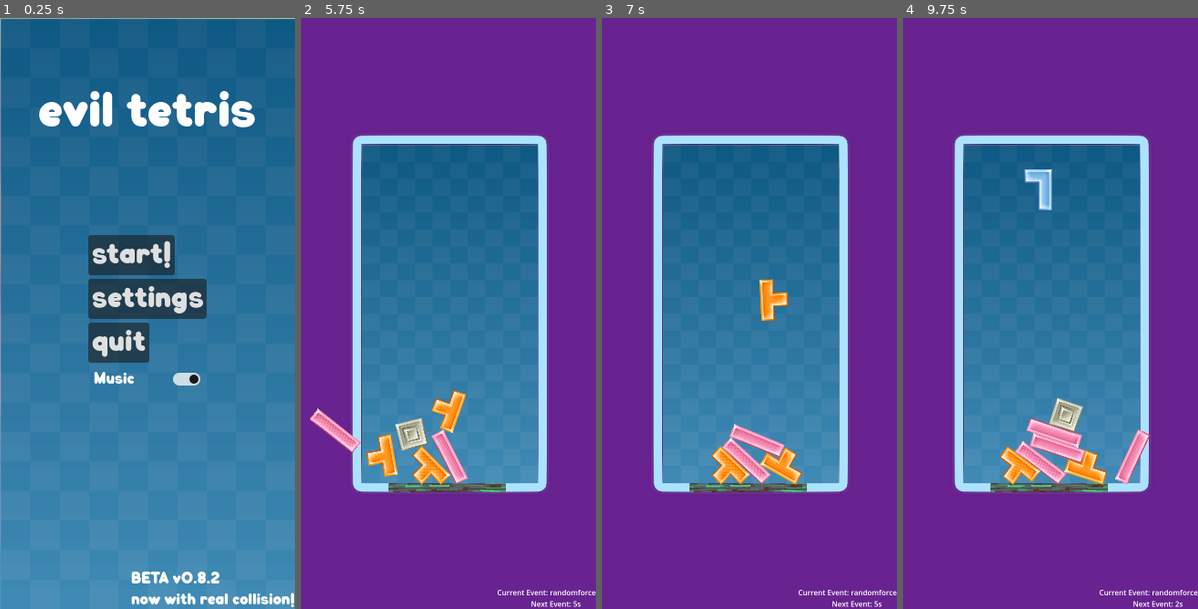
Above: before the commit, frames 1-4 (left to right).
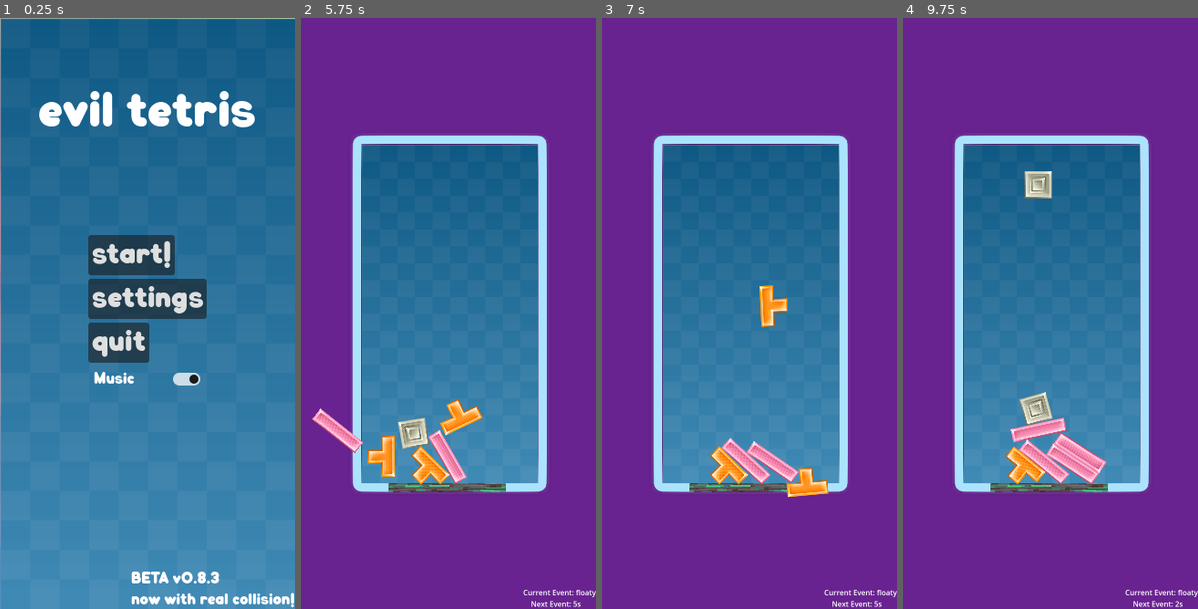
Above: after the commit, the same moments.

Repository: lpuv/evil-tetris
Game: Godot game, scene res://scenes/start_ui.tscn
Same seed, same stepped clock (60 frames per second), same inputs: the game is played once before the commit and once after it. Sound files missing from this copy of the repository are replaced by a short silence.
Inputs:
- Up to frame 1 (0.25 s): no input
- Up to frame 2 (5.75 s): click "start!" at 0.5 s; hold Right (right) 1.28-2.03 s; tap Space (space) every 0.75 s from 1.35 to 5.1 s; hold Down (down) 2.03-2.78 s; hold Right (right) 2.78-3.53 s; hold Up (up) 3.53-4.28 s; hold Left (left) from 4.28 s (still down)
- Up to frame 3 (7 s): release Left (left) at 5.78 s; hold Down (down) 5.78-6.53 s; tap Space (space) at 5.85, 6.6 s; hold Right (right) from 6.53 s (still down)
- Up to frame 4 (9.75 s): release Right (right) at 7.28 s; hold Up (up) 7.28-8.03 s; tap Space (space) every 0.75 s from 7.35 to 9.6 s; hold Right (right) 8.03-8.78 s; hold Down (down) 8.78-9.53 s; hold Left (left) from 9.53 s (still down)

The runs differ from the first frame. In frame 1, less than 0.1% of the frame differs, in the area x 71-75%, y 93-96%; in frame 2, 2.4%; in frame 3, 2.5%; in frame 4, 4.3%, in the area x 32-100%, y 25-98%.

Commit message:
v0.8.3: more events and change chaos sfx to a dedicated audio player

Diff:
--- a/project/scenes/main.tscn
+++ b/project/scenes/main.tscn
@@ -8,6 +8,8 @@
 [ext_resource type="Script" path="res://scripts/deathplane.gd" id="6_tefeu"]
 [ext_resource type="PackedScene" uid="uid://dhs7kwdbbejk4" path="res://scenes/pause_menu.tscn" id="7_o6xl0"]
 [ext_resource type="FontFile" uid="uid://eh43j86udm7i" path="res://Qilkabold-DO6BR.otf" id="8_wxjoi"]
+[ext_resource type="Texture2D" uid="uid://vnnxb1tnrr5s" path="res://assets/amongusl.png" id="9_ja0a7"]
+[ext_resource type="Texture2D" uid="uid://cxqgttw76ky53" path="res://assets/amongusr.png" id="10_vrr0h"]
 
 [sub_resource type="Animation" id="Animation_37q4v"]
 length = 0.001
@@ -121,6 +123,20 @@
 
 [sub_resource type="RectangleShape2D" id="RectangleShape2D_tefeu"]
 size = Vector2(1611, 20)
+
+[sub_resource type="SpriteFrames" id="SpriteFrames_3o4sc"]
+animations = [{
+"frames": [{
+"duration": 1.0,
+"texture": ExtResource("9_ja0a7")
+}, {
+"duration": 1.0,
+"texture": ExtResource("10_vrr0h")
+}],
+"loop": true,
+"name": &"default",
+"speed": 5.0
+}]
 
 [node name="main" type="Node"]
 script = ExtResource("1_sugp2")
@@ -268,6 +284,13 @@
 size_flags_vertical = 8
 text = "Current Event: none"
 
+[node name="amongus" type="AnimatedSprite2D" parent="."]
+visible = false
+position = Vector2(184, -411)
+scale = Vector2(0.109091, 0.107884)
+sprite_frames = SubResource("SpriteFrames_3o4sc")
+frame_progress = 0.662041
+
 [connection signal="body_entered" from="ceiling" to="ceiling" method="_on_body_entered"]
 [connection signal="body_exited" from="ceiling" to="ceiling" method="_on_body_exited"]
 [connection signal="body_entered" from="deathplane" to="deathplane" method="_on_body_entered"]
--- a/project/scenes/start_ui.tscn
+++ b/project/scenes/start_ui.tscn
@@ -88,7 +88,7 @@
 grow_horizontal = 0
 grow_vertical = 0
 theme_override_fonts/font = ExtResource("2_yxax6")
-text = "BETA v0.8.2
+text = "BETA v0.8.3
 now with real collision!"
 
 [connection signal="pressed" from="MarginContainer/VBoxContainer/Start" to="." method="_on_start_pressed"]
--- a/project/scripts/main.gd
+++ b/project/scripts/main.gd
@@ -19,6 +19,7 @@
 var is_fast_gravity = false
 
 var music_player: AudioStreamPlayer
+var chaos_player: AudioStreamPlayer
 var is_rickroll = false
 
 
@@ -94,7 +95,13 @@
 	# Create AudioStreamPlayer if it doesn't exist
 	music_player = AudioStreamPlayer.new()
 	add_child(music_player)
+
+	# create music chaos player
+	chaos_player = AudioStreamPlayer.new()
+	add_child(chaos_player)
+
 	music_player.connect("finished", Callable(self, "_on_audio_finished"))
+	chaos_player.connect("finished", Callable(self, "_on_chaos_audio_finished"))
 
 	if Shared.do_music:
 		# Play a random song
@@ -104,6 +111,9 @@
 func _on_audio_finished():
 	is_rickroll = false
 	play_random_song()
+
+func _on_chaos_audio_finished():
+	music_player.play()
 
 func play_random_song():
 	# Choose a random file from the array
@@ -144,6 +154,7 @@
 
 	var event = ""
 
+	# handle event weighting
 	for event_iterated in Shared.CHAOS_EVENTS_WEIGHTED:
 		current_weight += Shared.CHAOS_EVENTS_WEIGHTED[event_iterated]
 		if random_num < current_weight:
@@ -151,6 +162,8 @@
 			$current_event.text = "Current Event: " + event_iterated
 			event = event_iterated
 			break
+
+
 	if event == "nocollision":
 		is_not_colliding = true
 	elif event == "upwardforce":
@@ -208,16 +221,19 @@
 			# Load the audio file
 			var audio_stream = load("res://music/rickroll.mp3")
 			if audio_stream:
-				music_player.stream = audio_stream
-				music_player.play()
+				chaos_player.stream = audio_stream
+				chaos_player.play()
 			is_rickroll = true
 	elif event == "table":
 		music_player.stop()
 		# Load the audio file
 		var audio_stream = load("res://music/table.mp3")
 		if audio_stream:
-			music_player.stream = audio_stream
-			music_player.play()
+			chaos_player.stream = audio_stream
+			chaos_player.play()
+	elif event == "amongus":
+		$amongus.visible = not $amongus.visible
+		if $amongus.visible: $amongus.play()
 
 
 
--- a/project/scripts/shared.gd
+++ b/project/scripts/shared.gd
@@ -41,5 +41,6 @@
 	"randomforce": 10,
 	"friction": 10,
 	"randomcenterofmass": 10,
-	"floaty": 10
+	"floaty": 10,
+	"amongus": 10
 }
Binary file added: project/assets/amongusl.png
Not shown, added: project/assets/amongusl.png.import
Binary file added: project/assets/amongusr.png
Not shown, added: project/assets/amongusr.png.import
Not shown: 1 places in project/scenes/main.tscn that only renumber resources
